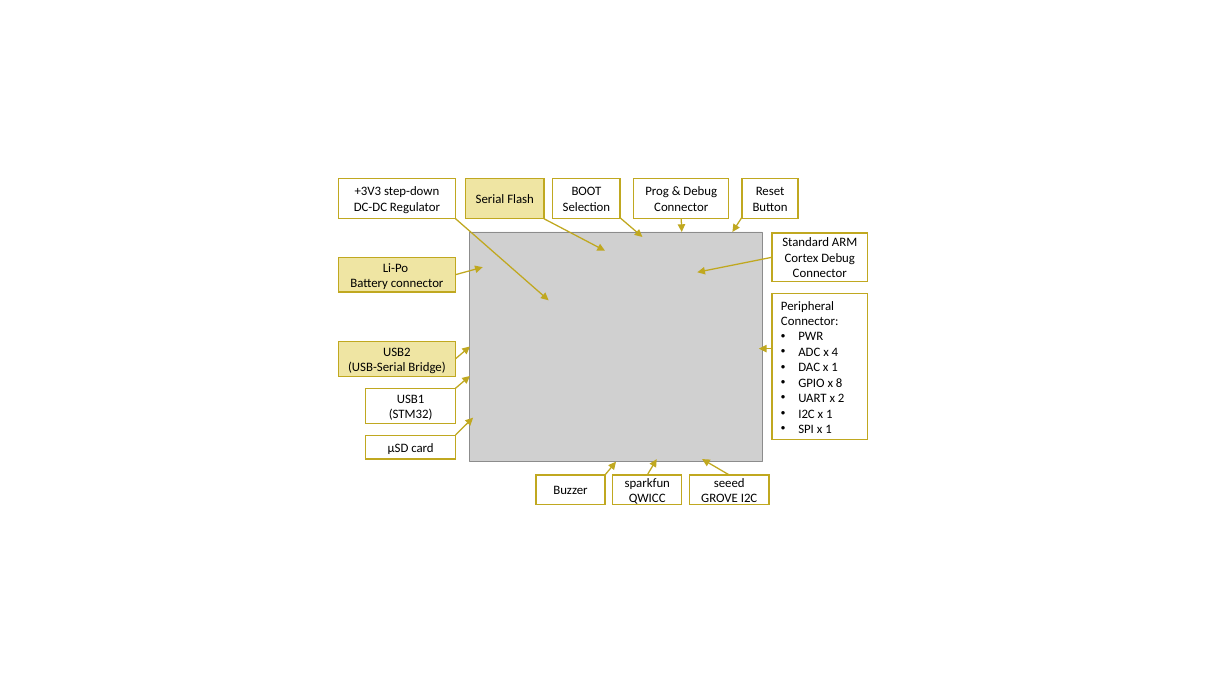
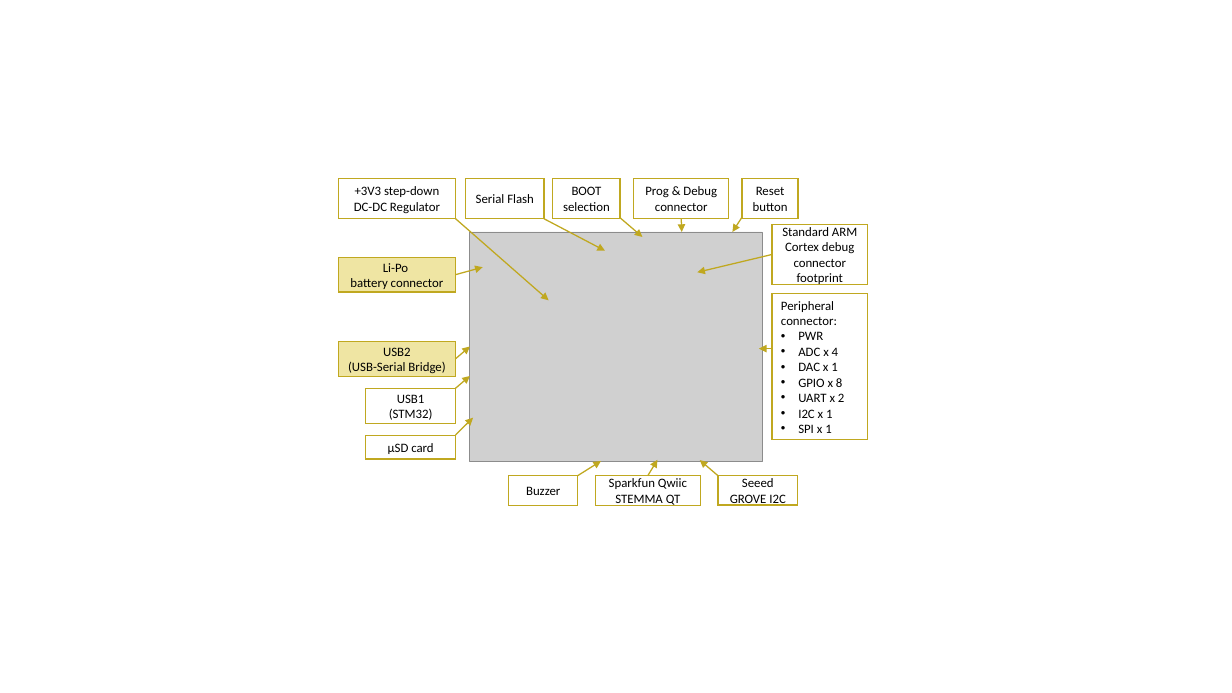
Before and after one commit to piconomix/px-fwlib, a slide deck: slide 1 of doc/images/hero_board/hero_board_bot_annotated.pptx. Drawn at 1232x693 pixels with LibreOffice and Linux fonts; fonts in the diff are those of the drawing; grey boxes stand for pictures. Boxes give left, top, right and bottom in pixels: in the first picture for what was removed or moved away, otherwise in the second. Text is boxed around its words. In the diff, an @@ line names an element or a change of style, - is before the commit and + after.

```diff
--- a/doc/images/hero_board/hero_board_bot_annotated.pptx
+++ b/doc/images/hero_board/hero_board_bot_annotated.pptx
@@ rectangle "Serial Flash" at <box>466,178,544,219</box>: fill #EFE5A3 to none @@
@@ text in rectangle at <box>563,202,610,211</box>: text changed @@
-Selection
+selection
@@ text in rectangle at <box>655,203,708,211</box>: text changed @@
-Connector
+connector
@@ text in rectangle at <box>753,186,788,211</box>: text changed @@
-Reset Button
+Reset button
@@ rectangle "Standard ARM Cortex debug": place and size @@
-rectangle "Standard ARM Cortex debug" at <box>772,233,868,281</box>
+rectangle "Standard ARM Cortex debug" at <box>772,225,868,286</box>
@@ text in rectangle at <box>782,227,857,285</box>: text changed @@
-Standard ARM Cortex Debug
-Connector
+Standard ARM Cortex debug
+connector footprint
@@ text in rectangle at <box>350,278,444,289</box>: text changed @@
-Battery connector
+battery connector
@@ text in rectangle at <box>781,301,837,325</box>: text changed @@
-Peripheral Connector:
+Peripheral connector:
@@ rectangle "Buzzer": place and size @@
-rectangle "Buzzer" at <box>536,475,605,505</box>
+rectangle "Buzzer" at <box>509,476,579,506</box>
@@ arrow moved from (605, 475) - (616, 462) to (578, 476) - (601, 461) @@
@@ rectangle "Sparkfun Qwiic": place and size @@
-rectangle "Sparkfun Qwiic" at <box>613,475,682,505</box>
+rectangle "Sparkfun Qwiic" at <box>595,476,701,506</box>
@@ text in rectangle at <box>609,478,687,506</box>: text changed @@
-sparkfun
-QWICC
+Sparkfun Qwiic
+STEMMA QT
@@ arrow moved from (729, 475) - (702, 459) to (718, 476) - (700, 460) @@
@@ rectangle "Seeed": place and size @@
-rectangle "Seeed" at <box>689,475,769,505</box>
+rectangle "Seeed" at <box>718,476,798,506</box>
@@ text in rectangle at <box>742,478,774,487</box>: text changed @@
-seeed
+Seeed
```
Also in this commit, not shown: 21 other files.
